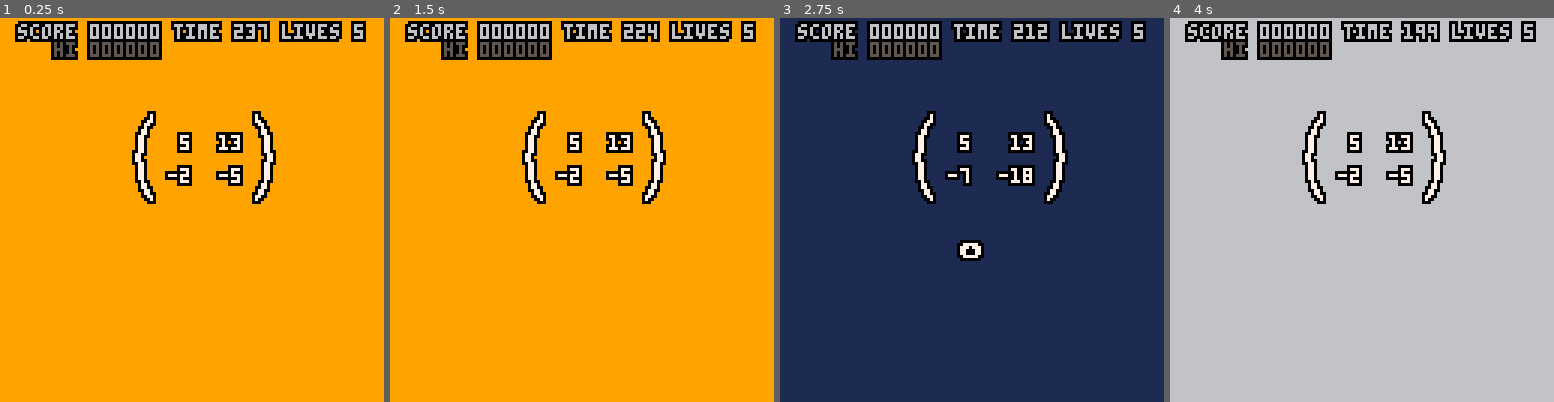
Above: before the commit, frames 1-4 (left to right).
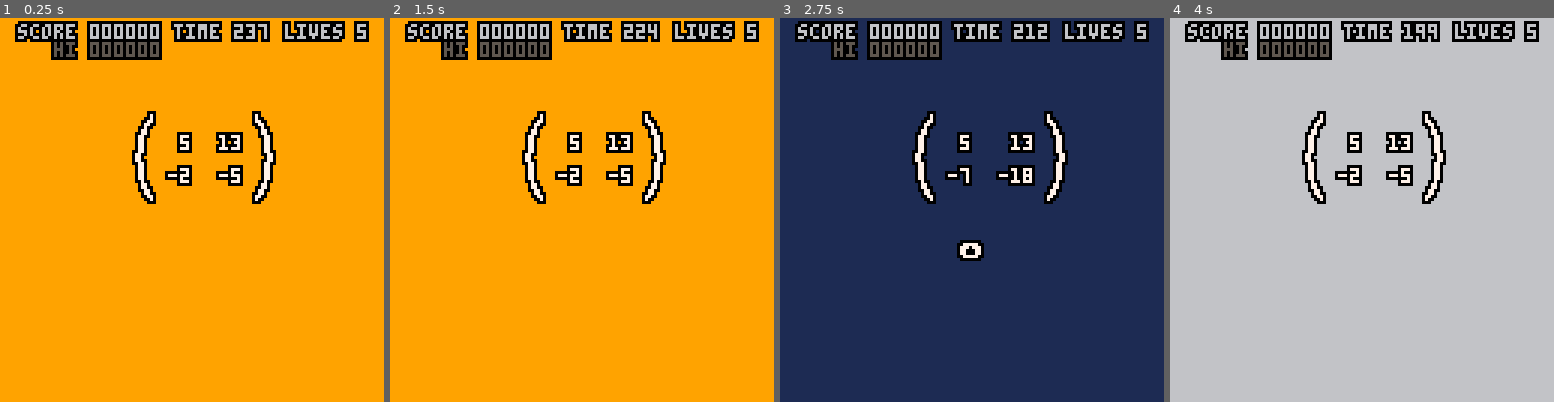
Above: after the commit, the same moments.

Repository: m4thpro/sl2z
Game: PICO-8 cartridge sl2z.p8
Two runs of this game, one before a commit and one after it. Both use one fixed random seed, a clock stepped at 60 frames per second and the inputs below.
Inputs:
- Up to frame 1 (0.25 s): no input
- Up to frame 2 (1.5 s): tap X (X key) at 0.33, 1.07 s; tap O (Z key) at 0.7 s
- Up to frame 3 (2.75 s): hold Right 1.6-2.1 s; tap O (Z key) at 1.7, 2.1, 2.5 s; tap X (X key) at 1.85 s; hold Up 2.15-2.42 s; hold Right from 2.47 s (still down)
- Up to frame 4 (4 s): tap O (Z key) at 2.9, 3.3, 3.7 s; tap X (X key) at 2.97 s; release Right at 3.03 s; hold Left 3.08-3.58 s; hold Down 3.63-3.97 s

The runs differ from the first frame. In frame 1, 0.6% of the frame differs, in the area x 72-97%, y 0-7%; in frame 2, 0.6%; in frame 3, 0.6%; in frame 4, 0.6%.

Commit message:
blink time when almost out of time

Diff:
--- a/sl2z.p8
+++ b/sl2z.p8
@@ -284,8 +284,14 @@
 
    printo(word,64 - 4*#word,center_y + 30, 7)
 
-   printo("score " .. padded(6,bignum(score)) .. " time " .. padded(3,tostr(flr(10*remaining_time))) .. " lives " .. tostr(lives),6,2, 6)
+   printo("score " .. padded(6,bignum(score)), 6, 2, 6)
    printo("   hi " .. padded(6,bignum(dget(0))) ,6,8, 5)
+   local timecolor = 6
+   if (remaining_time < 10) then
+      timecolor = 8 + ((time() % 0.5 > 0.25) and 0 or 1)
+   end
+   printo(" time " .. padded(3,tostr(flr(10*remaining_time))),54,2, timecolor)
+   printo(" lives " .. tostr(lives),91,2, 6)
 end
 
 
